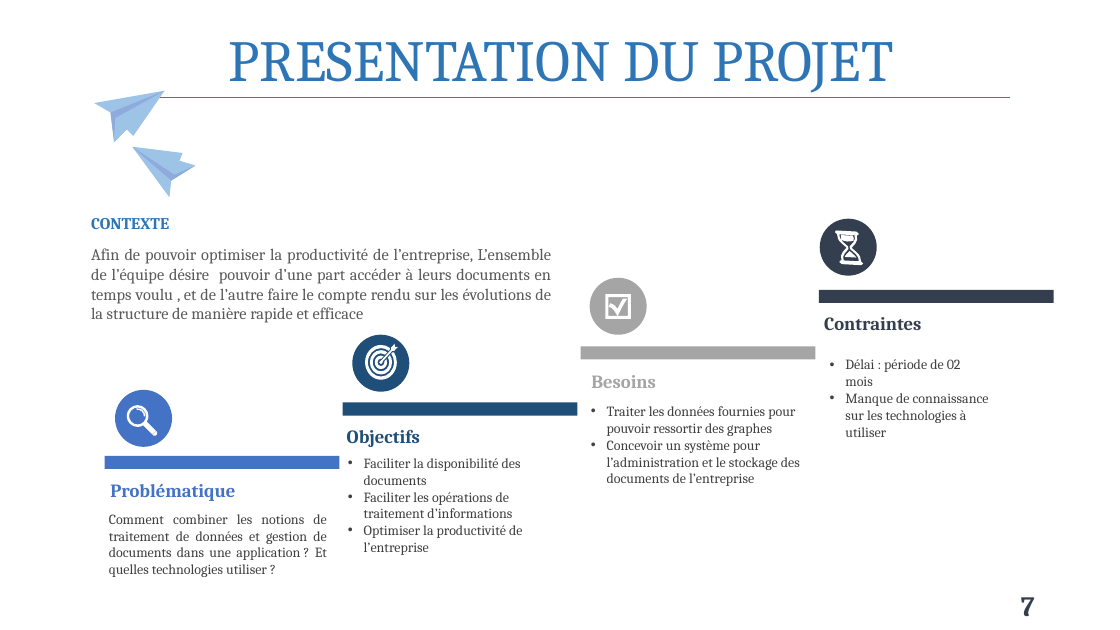
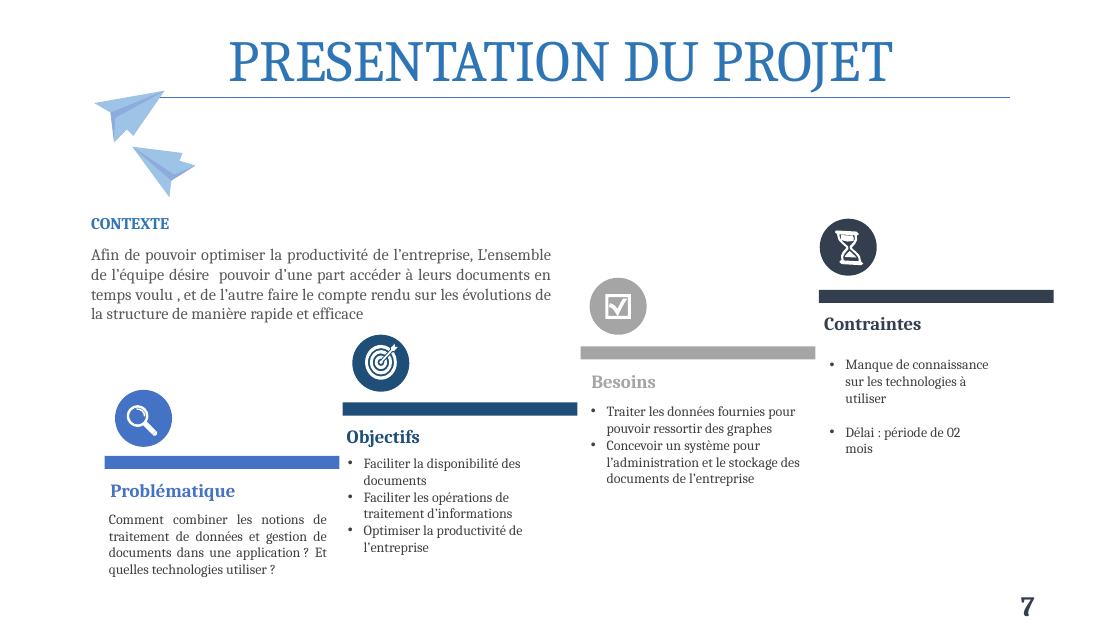
Before and after one commit to Claude127/stageX2, a slide deck: slide 7 of Presentation1.pptx. Drawn at 1120x630 pixels with LibreOffice and Linux fonts; fonts in the diff are those of the drawing. Boxes give left, top, right and bottom in pixels: in the first picture for what was removed or moved away, otherwise in the second. Text is boxed around its words. In the diff, an @@ line names an element or a change of style, - is before the commit and + after.

```diff
--- a/Presentation1.pptx
+++ b/Presentation1.pptx
@@ text at (x1=845, y1=359, x2=989, y2=403): paragraph added @@
+• Manque de connaissance sur les technologies à utiliser
@@ text at (x1=845, y1=393, x2=989, y2=437): paragraph removed @@
-• Manque de connaissance sur les technologies à utiliser
```
Also in this commit, not shown: 10 other slides changed, 5 slides added, 5 other files.
